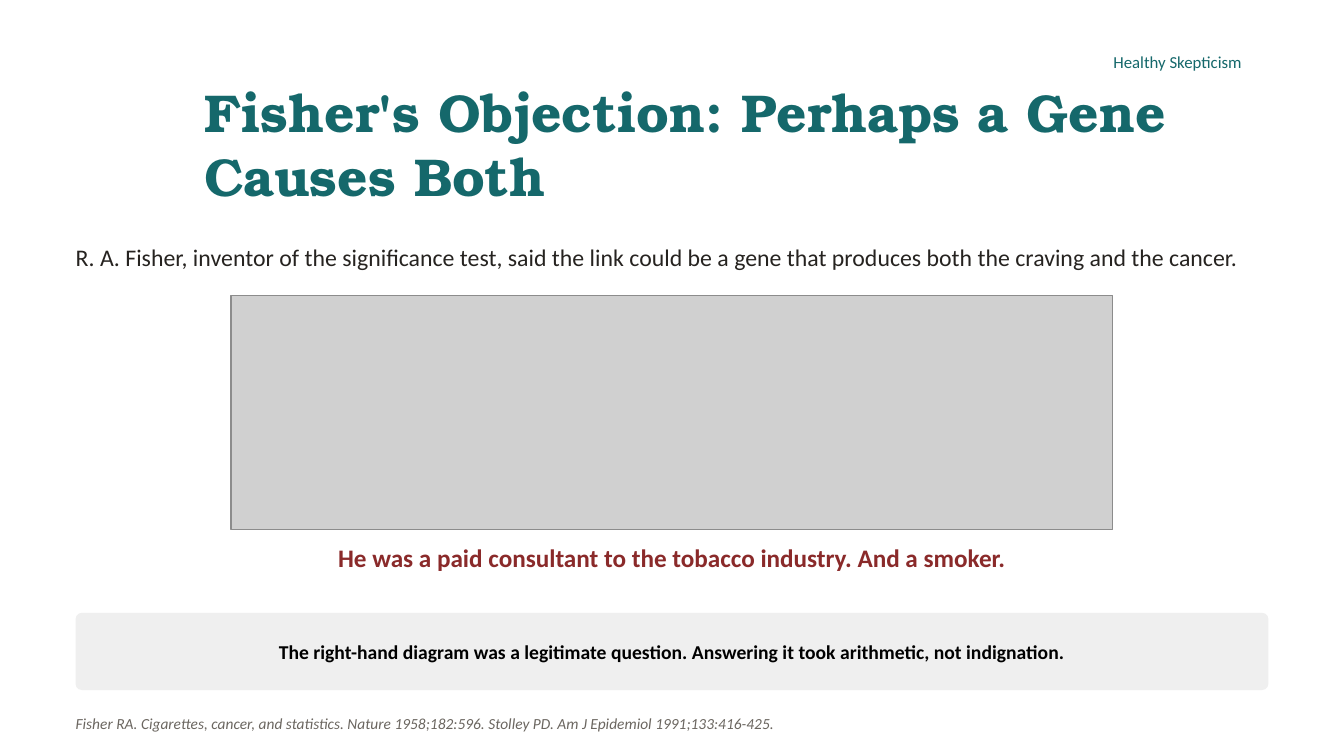
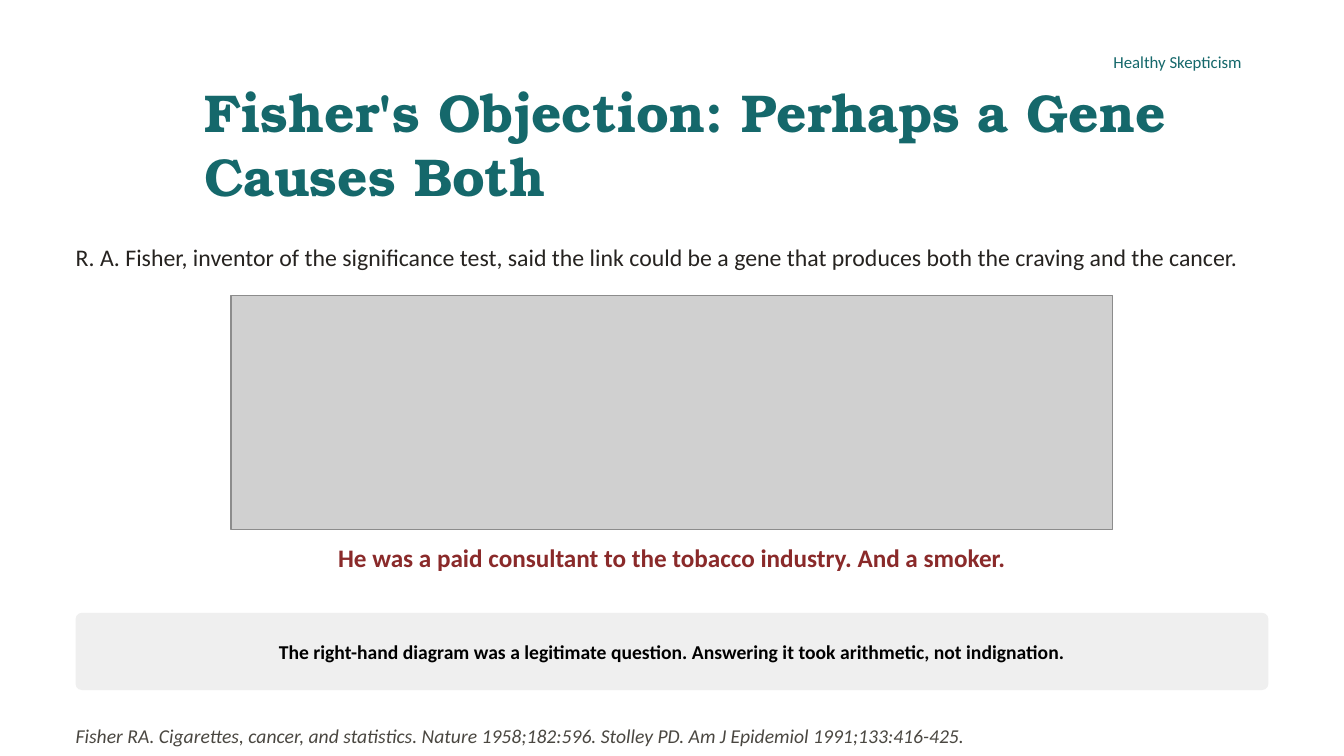
Before and after one commit to murraygmail/healthy-skepticism, a slide deck: slide 24 of materials/Day4.pptx. Drawn at 1344x756 pixels with LibreOffice and Linux fonts; fonts in the diff are those of the drawing; grey boxes stand for pictures; background and template pictures are left out. Boxes give left, top, right and bottom in pixels: in the first picture for what was removed or moved away, otherwise in the second. Text is boxed around its words. In the diff, an @@ line names an element or a change of style, - is before the commit and + after.

```diff
--- a/materials/Day4.pptx
+++ b/materials/Day4.pptx
@@ text "Fisher RA. Cigarettes, cancer, and ...": place and size @@
-text "Fisher RA. Cigarettes, cancer, and ..." at [76,718,773,732]
+text "Fisher RA. Cigarettes, cancer, and ..." at [76,729,964,747]
@@ text "Fisher RA. Cigarettes, cancer, and ..." at [76,729,964,747]: size 11 to 14 pt, text colour #6B6660 to #4A4741 @@
```
Also in this commit, not shown: 21 other slides changed, 7 other files.
